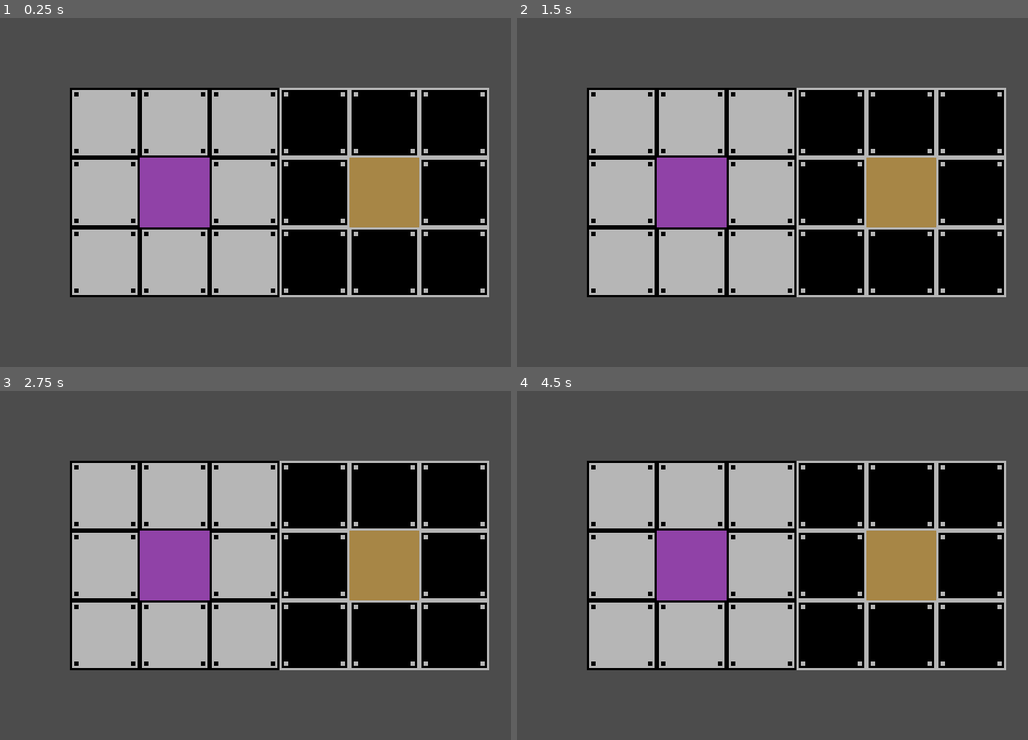
Above: before the commit, frames 1-4 (two rows, left to right).
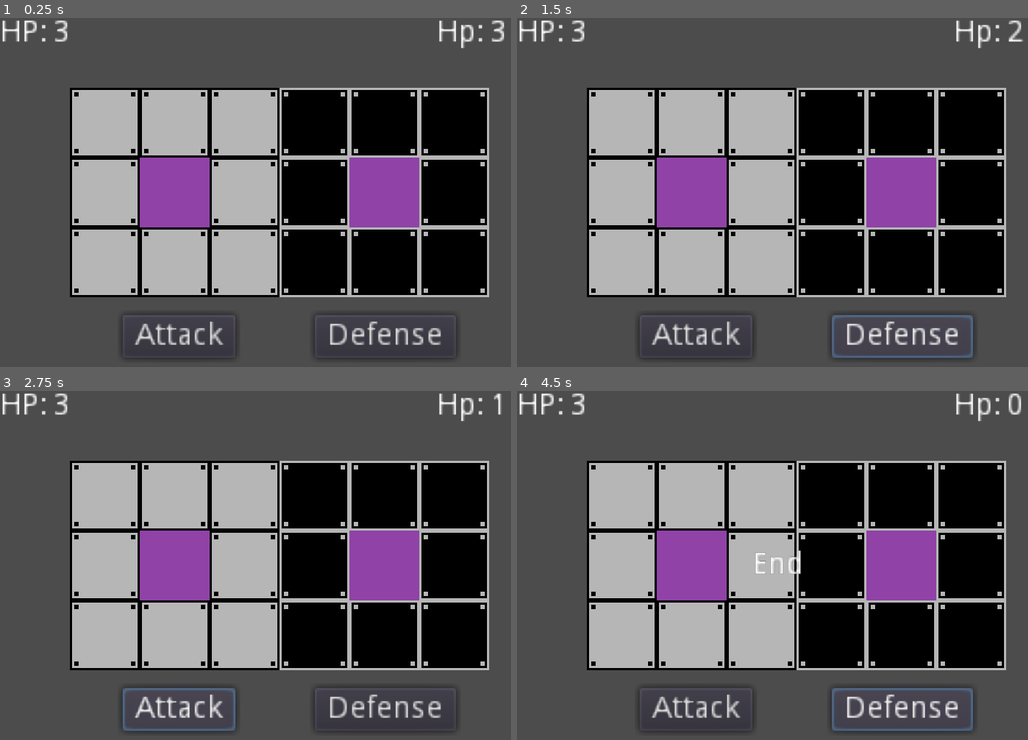
Above: after the commit, the same moments.

Repository: CaresleGames/Tactics
Game: Godot game, scene res://src/Test/Test.tscn
The game is run twice, just before and just after one commit, with the same random seed, the same clock (stepped at 60 frames per second) and the same inputs. The project has no main scene, so this scene is started directly.
Inputs (mouse positions are in pixels of both pictures, inside the frame that each line leads up to):
- Up to frame 1 (0.25 s): no input
- Up to frame 2 (1.5 s): click (695, 335) at 0.5 s, where only the run after the commit has a clickable "Attack"; click (900, 335) at 1.25 s, where only the run after the commit has a clickable "Defense"
- Up to frame 3 (2.75 s): click (178, 708) at 2 s, where only the run after the commit has a clickable "Attack"
- Up to frame 4 (4.5 s): click (900, 708) at 2.75 s, where only the run after the commit has a clickable "Defense"; click (695, 708) at 3.5 s, where only the run after the commit has a clickable "Attack"; click (900, 708) at 4.25 s, where only the run after the commit has a clickable "Defense"

The runs differ from the first frame. In frame 1, 4.7% of the frame differs, in the area x 0-99%, y 0-98%; in frame 2, 5.1%; in frame 3, 5.0%; in frame 4, 5.4%.

Commit message:
Add basic attack

Diff:
--- a/project.godot
+++ b/project.godot
@@ -7,6 +7,16 @@
 ;   param=value ; assign values to parameters
 
 config_version=4
+
+_global_script_classes=[ {
+"base": "Node2D",
+"class": "Actor",
+"language": "GDScript",
+"path": "res://src/Actor/Actor.gd"
+} ]
+_global_script_class_icons={
+"Actor": ""
+}
 
 [application]
 
--- /dev/null
+++ b/src/Actor/Actor.gd
@@ -0,0 +1,19 @@
+class_name Actor
+extends Node2D
+
+signal take_damage(damage)
+
+export var life : int = 3
+
+var life_current : int = life
+var is_defending := false
+
+
+func _ready() -> void:
+	connect("take_damage", self, "_on_take_damage")
+
+
+func _on_take_damage(damage: int) -> void:
+	life_current -= damage
+	if life_current < 0:
+		life_current = 0
--- /dev/null
+++ b/src/Actor/Actor.tscn
@@ -0,0 +1,13 @@
+[gd_scene load_steps=3 format=2]
+
+[ext_resource path="res://assets/32x32.png" type="Texture" id=1]
+[ext_resource path="res://src/Actor/Actor.gd" type="Script" id=2]
+
+[node name="Actor" type="Node2D"]
+position = Vector2( -48, 0 )
+script = ExtResource( 2 )
+
+[node name="Sprite" type="Sprite" parent="."]
+modulate = Color( 0.564706, 0.27451, 0.654902, 1 )
+texture = ExtResource( 1 )
+centered = false
--- a/src/Test/Test.gd
+++ b/src/Test/Test.gd
@@ -10,18 +10,34 @@
 	"enemy": Vector2(5, 2),
 }
 
+var game_end := false
+
 onready var tile : TileMap = $Map
-onready var player : Node2D = $Map/Player
-onready var enemy : Node2D = $Map/Enemy
+onready var player : Actor = $Map/Player
+onready var player_hp : Label = $Control/PlayerStats/Value
+onready var enemy : Actor = $Map/Enemy
+onready var enemy_hp : Label = $Control/EnemyStats/Value
+onready var win_message: CenterContainer = $Control/CenterContainer
+
 
 func _ready() -> void:
 	center_actors()
 
+
+"""
+Check if the tile corresponding with the
+is of the same value passed
+"""
 func valid_cell(cell : Vector2, value: int) -> bool:
 	if tile.get_cell(cell.x, cell.y) != value:
 		return false
 	return true
 
+
+"""
+Set the position of the player and the enemy in the center
+of their respective areas
+"""
 func center_actors() -> void:
 	var cell := tile.map_to_world(initial_position["player"])
 	var cell2 := tile.map_to_world(initial_position["enemy"])
@@ -30,9 +46,25 @@
 	enemy.position = cell2
 
 
+func update_life_stats() -> void:
+	player_hp.text = str(player.life_current)
+	enemy_hp.text = str(enemy.life_current)
+	if enemy.life_current <= 0:
+		win_message.show()
+		game_end = true
+
+
 func _process(_delta: float) -> void:
-	var pos : Vector2 = get_local_mouse_position()
-	if Input.is_action_just_pressed("ui_click_left"):
-		var cell : Vector2 = tile.world_to_map(pos)
-		if valid_cell(cell, ValidCell.Player):
-			player.position = tile.map_to_world(cell)
+	if not game_end:
+		var pos : Vector2 = get_local_mouse_position()
+
+		# Move player in their zone
+		if Input.is_action_just_pressed("ui_click_left"):
+			var cell : Vector2 = tile.world_to_map(pos)
+			if valid_cell(cell, ValidCell.Player):
+				player.position = tile.map_to_world(cell)
+		update_life_stats()
+
+
+func _on_Attack_pressed() -> void:
+	enemy.emit_signal("take_damage", 1)
--- a/src/Test/Test.tscn
+++ b/src/Test/Test.tscn
@@ -2,7 +2,7 @@
 
 [ext_resource path="res://assets/tileset.png" type="Texture" id=1]
 [ext_resource path="res://src/Test/Test.gd" type="Script" id=2]
-[ext_resource path="res://assets/32x32.png" type="Texture" id=3]
+[ext_resource path="res://src/Actor/Actor.tscn" type="PackedScene" id=3]
 
 [sub_resource type="TileSet" id=1]
 0/name = "tileset.png 0"
@@ -43,18 +43,74 @@
 format = 1
 tile_data = PoolIntArray( 65537, 0, 0, 65538, 0, 0, 65539, 0, 0, 65540, 1, 0, 65541, 1, 0, 65542, 1, 0, 131073, 0, 0, 131074, 0, 0, 131075, 0, 0, 131076, 1, 0, 131077, 1, 0, 131078, 1, 0, 196609, 0, 0, 196610, 0, 0, 196611, 0, 0, 196612, 1, 0, 196613, 1, 0, 196614, 1, 0 )
 
-[node name="Player" type="Node2D" parent="Map" groups=["player"]]
-position = Vector2( -48, 0 )
+[node name="Player" parent="Map" groups=["player"] instance=ExtResource( 3 )]
 
-[node name="Sprite" type="Sprite" parent="Map/Player"]
-modulate = Color( 0.564706, 0.27451, 0.654902, 1 )
-texture = ExtResource( 3 )
-centered = false
+[node name="Enemy" parent="Map" groups=["enemy"] instance=ExtResource( 3 )]
 
-[node name="Enemy" type="Node2D" parent="Map" groups=["enemy"]]
-position = Vector2( -48, 0 )
+[node name="Control" type="Control" parent="."]
+margin_right = 240.0
+margin_bottom = 160.0
 
-[node name="Sprite" type="Sprite" parent="Map/Enemy"]
-modulate = Color( 0.654902, 0.560784, 0.27451, 1 )
-texture = ExtResource( 3 )
-centered = false
+[node name="CenterContainer" type="CenterContainer" parent="Control"]
+visible = false
+anchor_right = 1.0
+anchor_bottom = 1.0
+
+[node name="WinMessage" type="Label" parent="Control/CenterContainer"]
+margin_left = 108.0
+margin_top = 73.0
+margin_right = 131.0
+margin_bottom = 87.0
+text = "End"
+
+[node name="Attack" type="Button" parent="Control"]
+anchor_left = 0.233
+anchor_top = 0.85
+anchor_right = 0.45
+anchor_bottom = 0.975
+margin_left = 0.079998
+text = "Attack"
+
+[node name="Defense" type="Button" parent="Control"]
+anchor_left = 0.6
+anchor_top = 0.85
+anchor_right = 0.871
+anchor_bottom = 0.975
+margin_right = -0.0400085
+text = "Defense"
+
+[node name="PlayerStats" type="Control" parent="Control"]
+anchor_right = 0.167
+anchor_bottom = 0.1
+margin_right = -0.0800018
+
+[node name="Hp" type="Label" parent="Control/PlayerStats"]
+margin_right = 40.0
+margin_bottom = 14.0
+text = "HP:"
+
+[node name="Value" type="Label" parent="Control/PlayerStats"]
+anchor_right = 1.0
+anchor_bottom = 0.35
+margin_left = 24.0
+margin_right = 24.0
+text = "0"
+
+[node name="EnemyStats" type="Control" parent="Control"]
+anchor_left = 0.833
+anchor_right = 1.0
+anchor_bottom = 0.1
+margin_left = 0.0799866
+
+[node name="Hp" type="Label" parent="Control/EnemyStats"]
+margin_right = 40.0
+margin_bottom = 14.0
+text = "Hp:"
+
+[node name="Value" type="Label" parent="Control/EnemyStats"]
+margin_left = 24.0
+margin_right = 64.0
+margin_bottom = 14.0
+text = "0"
+
+[connection signal="pressed" from="Control/Attack" to="." method="_on_Attack_pressed"]
